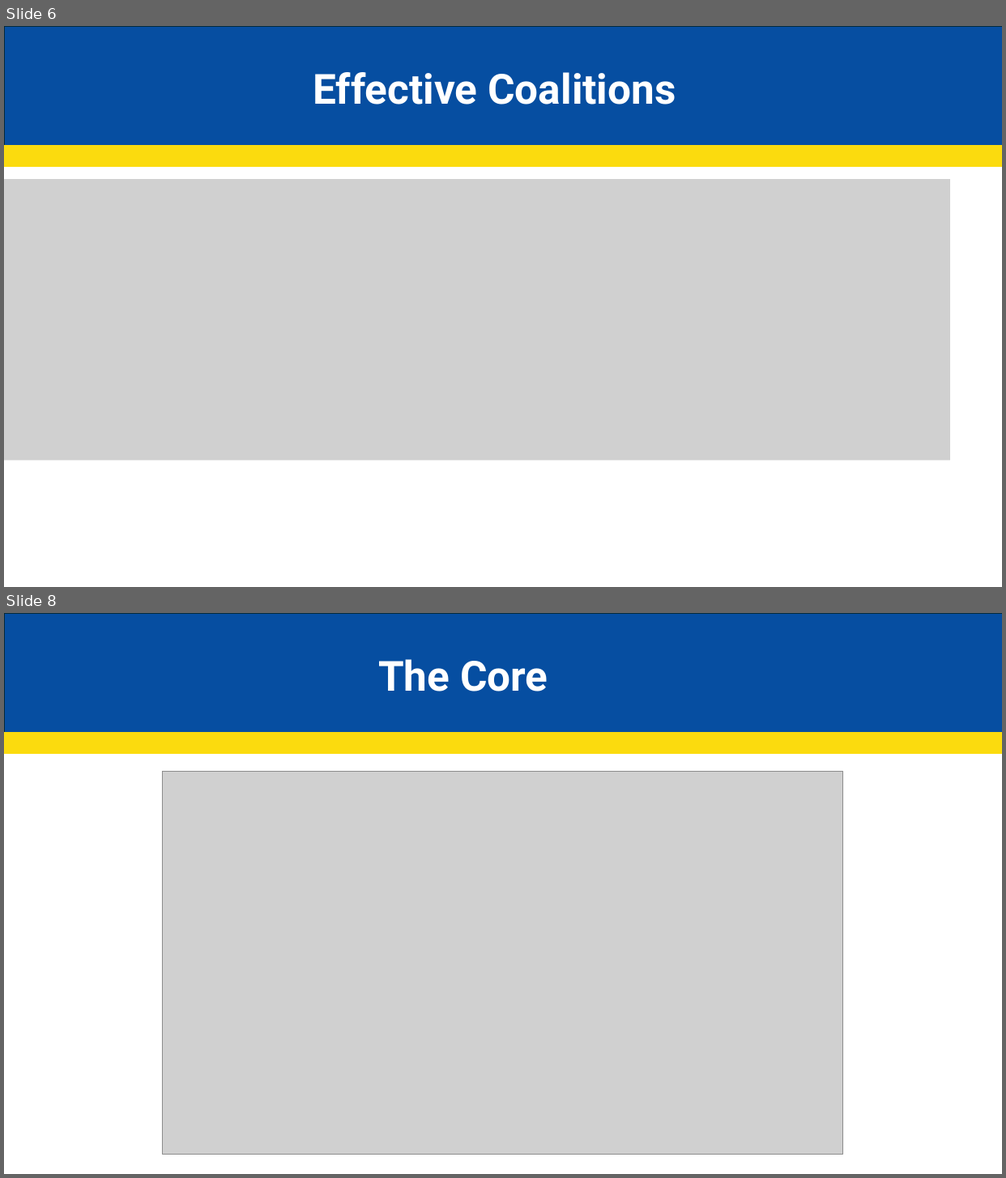
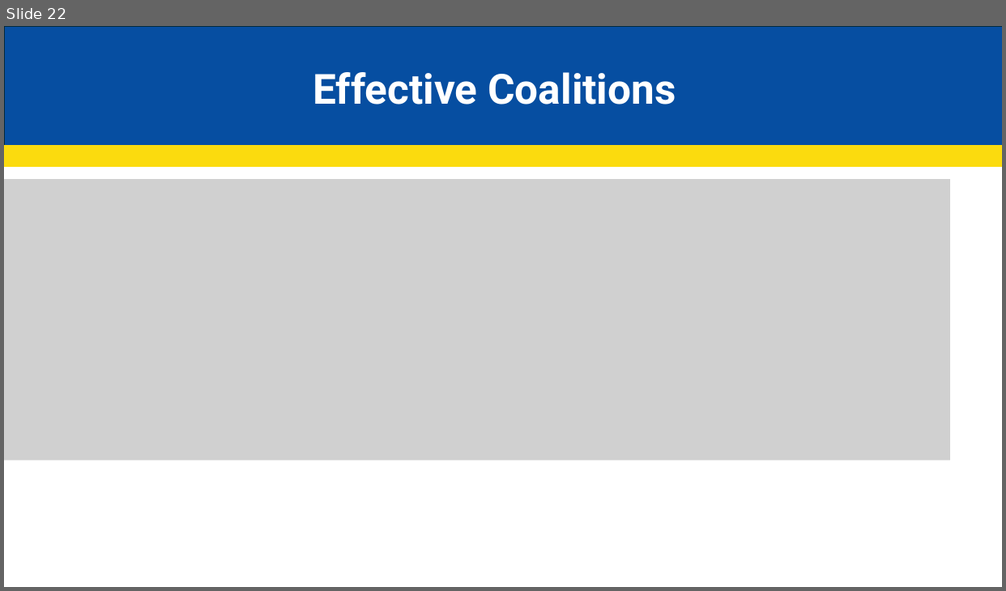
Before and after one commit to JakeCisc210/Candidacy, a slide deck: Reading Course/Presentations/Control Theory Part 1.pptx. Shown one above the other, each under a label of ours: slides 6 and 8 before the commit, slide 22 after it; the slides between them are not shown. The pictures are 1006x1178 and 1006x591 pixels, drawn with LibreOffice and Linux fonts; fonts in the diff are those of the drawing; grey boxes stand for pictures. Boxes give left, top, right and bottom in pixels: in the first picture for what was removed or moved away, otherwise in the second. Text is boxed around its words. In the diff, an @@ line names an element or a change of style, - is before the commit and + after.

```diff
--- a/Reading Course/Presentations/Control Theory Part 1.pptx
+++ b/Reading Course/Presentations/Control Theory Part 1.pptx
@@ slide 8 removed at <box>4,613,1002,1174</box>, background #FFFFFF @@
@@ rectangle removed at <box>5,613,1002,733</box> @@
@@ text removed at <box>378,659,548,692</box> @@
-The Core
@@ rectangle removed at <box>4,733,1002,753</box> @@
@@ picture removed at <box>163,772,843,1155</box> @@
@@ what was slide 6 is now slide 22 @@
```
Also in this commit, not shown: 2 slides changed, 18 slides added, 1 other slide removed.
